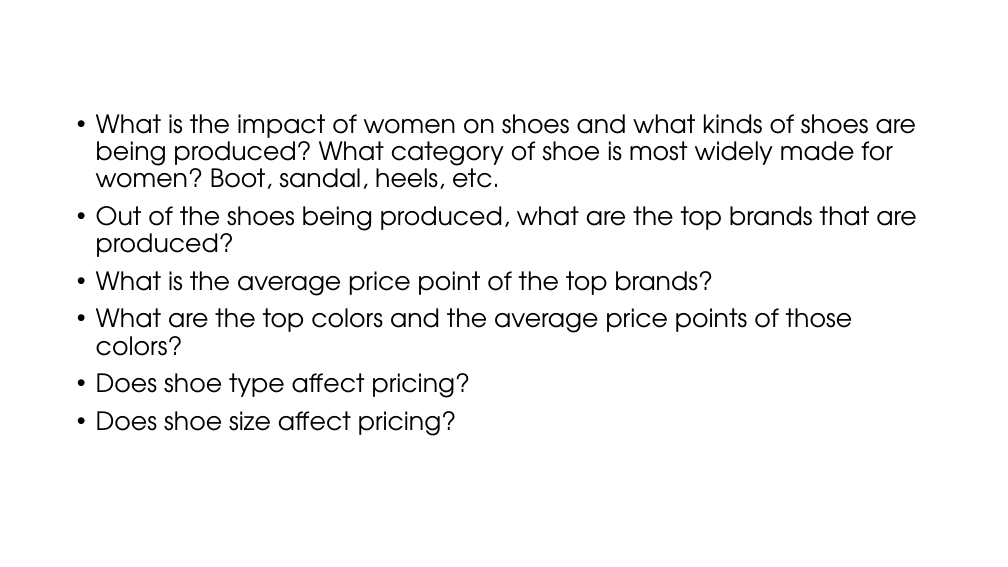
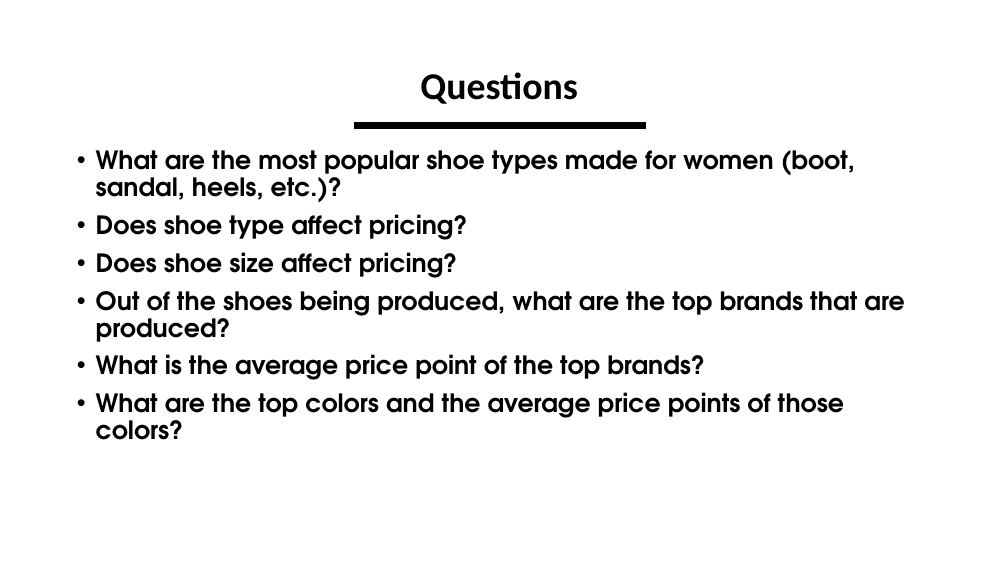
Before and after one commit to rjharris2020/Project_1, a slide deck: slide 3 of ShoesGalore_Presentation_FinalCopy.pptx. Drawn at 1008x567 pixels with LibreOffice and Linux fonts; fonts in the diff are those of the drawing; background and template pictures are left out. Boxes give left, top, right and bottom in pixels: in the first picture for what was removed or moved away, otherwise in the second. Text is boxed around its words. In the diff, an @@ line names an element or a change of style, - is before the commit and + after.

```diff
--- a/ShoesGalore_Presentation_FinalCopy.pptx
+++ b/ShoesGalore_Presentation_FinalCopy.pptx
@@ text added at [420,72,578,104], 36 pt, text #000000, bold @@
+Questions
@@ text "What are the most popular ...": place and size @@
-text "What are the most popular ..." at [96,114,916,436]
+text "What are the most popular ..." at [96,150,904,440]
@@ line added from (354, 126) to (646, 126), #000000 6.25 pt @@
@@ text at [96,150,855,278]: text changed; bold on @@
-• What is the impact of women on shoes and what kinds of shoes are being produced? What category of shoe is most widely made for women? Boot, sandal, heels, etc.
+• What are the most popular shoe types made for women (boot, sandal, heels, etc.)?
+• Does shoe type affect pricing?
+• Does shoe size affect pricing?
@@ text at [96,290,904,440]: bold on in "Out of the shoes being produced, what ...", "What is the average price point of ...", "What are the top colors and the ..." @@
@@ text at [96,373,470,436]: paragraphs removed @@
-• Does shoe type affect pricing?
-• Does shoe size affect pricing?
```
Also in this commit, not shown: 6 other slides changed, 2 slides added.
